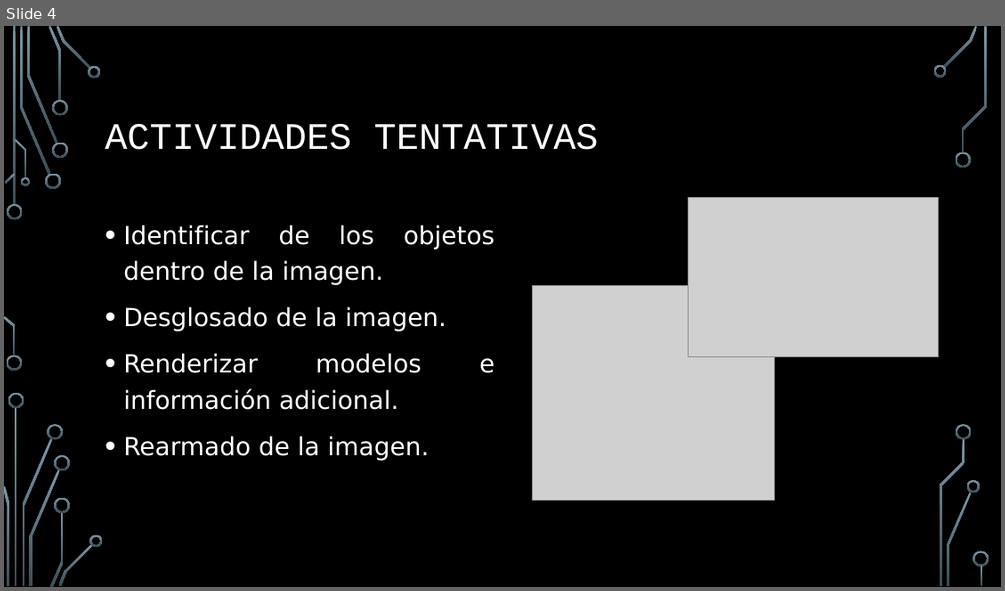
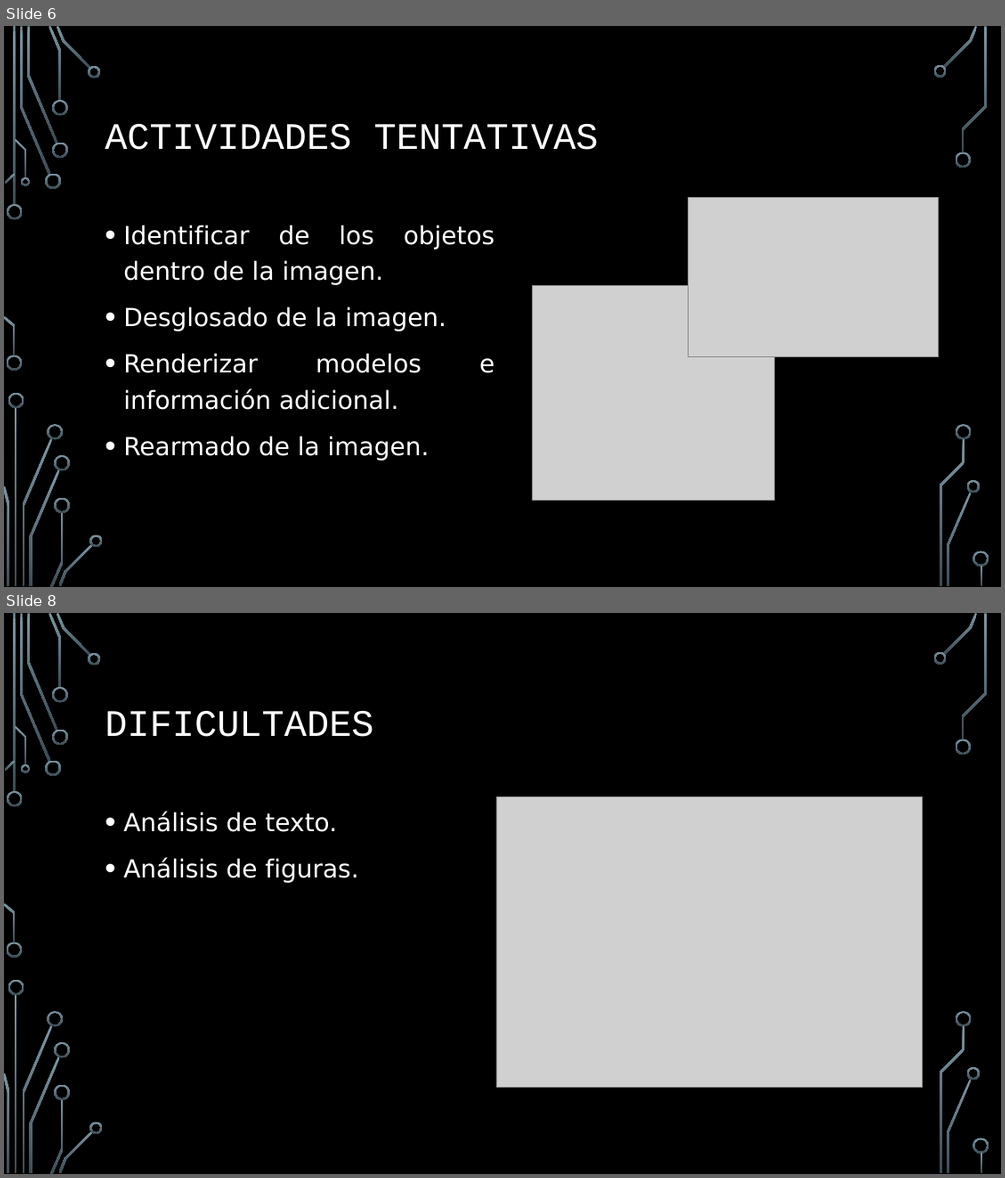
Before and after one commit to Guayo93/Universidad, a slide deck: Vision/proyecto/Proyecto.pptx. Shown one above the other, each under a label of ours: slide 4 before the commit, slides 6 and 8 after it; the slides between them are not shown. The pictures are 1005x591 and 1005x1178 pixels, drawn with LibreOffice and Linux fonts; fonts in the diff are those of the drawing; grey boxes stand for pictures; background and template pictures are left out. Boxes give left, top, right and bottom in pixels: in the first picture for what was removed or moved away, otherwise in the second. Text is boxed around its words. In the diff, an @@ line names an element or a change of style, - is before the commit and + after.

```diff
--- a/Vision/proyecto/Proyecto.pptx
+++ b/Vision/proyecto/Proyecto.pptx
@@ slide 8 added at (4,613,1001,1174), background picture (left out); not listed: 36 template elements that a slide beside it also shows @@
@@ title added at (105,711,373,737), 36 pt, text #FFFFFF @@
+DIFICULTADES
@@ picture added at (496,797,922,1086) @@
@@ text added at (123,811,358,883), 24 pt, text #FFFFFF @@
+• Análisis de texto.
+• Análisis de figuras.
@@ what was slide 4 is now slide 6 @@
```
Also in this commit, not shown: 6 other slides added, 1 slide removed, 4 other files.
